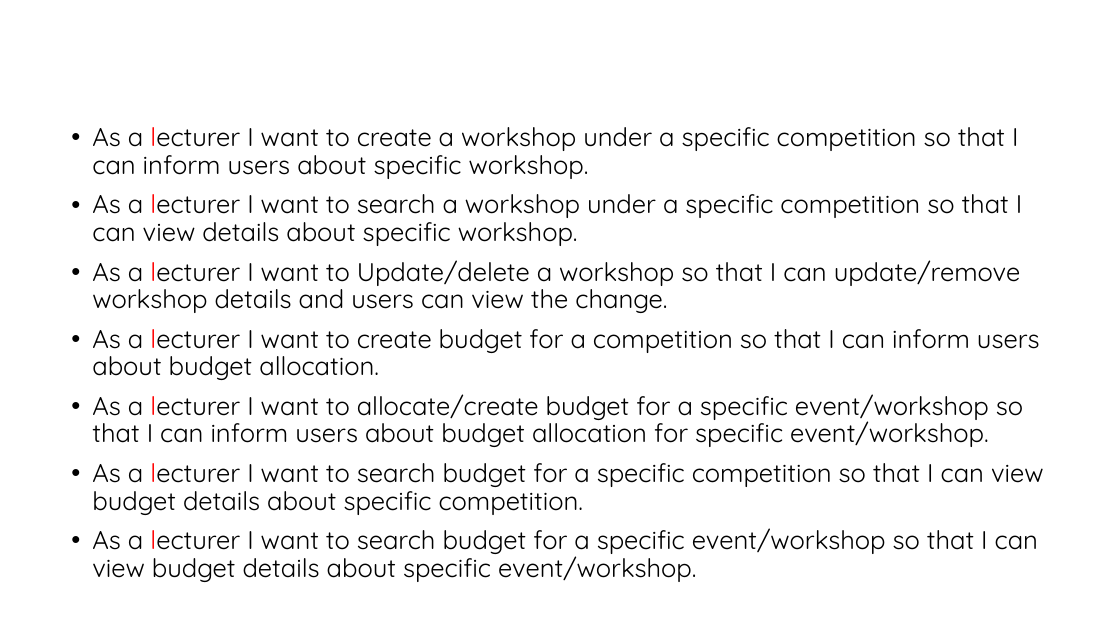
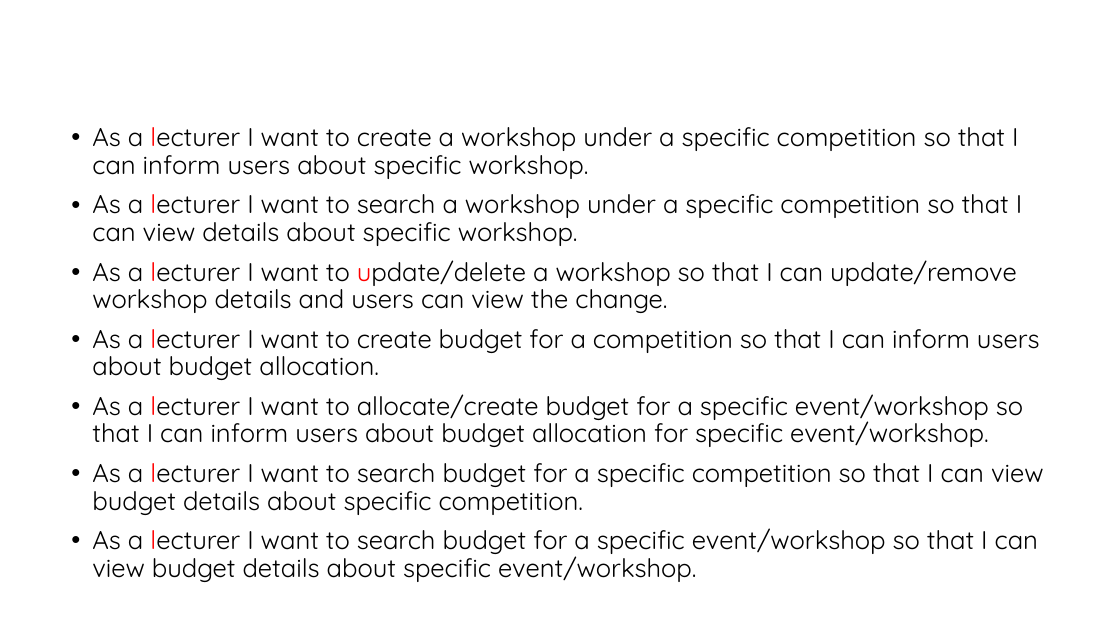
Before and after one commit to Sajith16/CSSEDocs, a slide deck: slide 9 of CodeFest-Management-Tool.pptx. Drawn at 1120x630 pixels with LibreOffice and Linux fonts; fonts in the diff are those of the drawing; background and template pictures are left out. Boxes give left, top, right and bottom in pixels: in the first picture for what was removed or moved away, otherwise in the second. Text is boxed around its words. In the diff, an @@ line names an element or a change of style, - is before the commit and + after.

```diff
--- a/CodeFest-Management-Tool.pptx
+++ b/CodeFest-Management-Tool.pptx
@@ text at [92, 260, 1017, 313]: text changed @@
-• As a lecturer I want to Update/delete a workshop so that I can update/remove workshop details and users can view the change.
+• As a lecturer I want to update/delete a workshop so that I can update/remove workshop details and users can view the change.
```
Also in this commit, not shown: 3 other slides changed.
